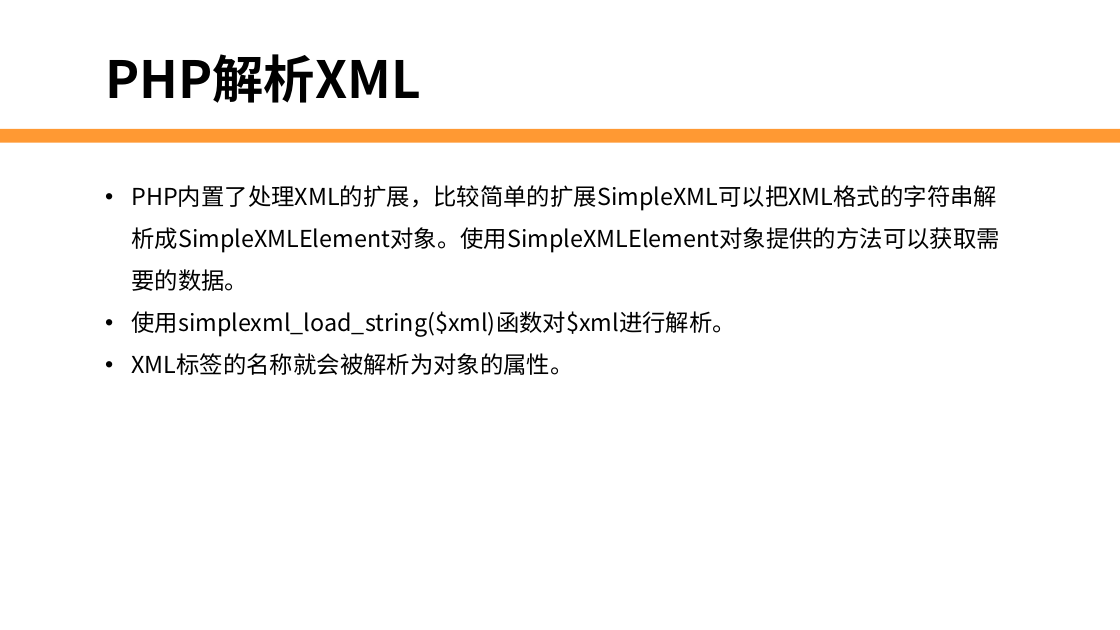
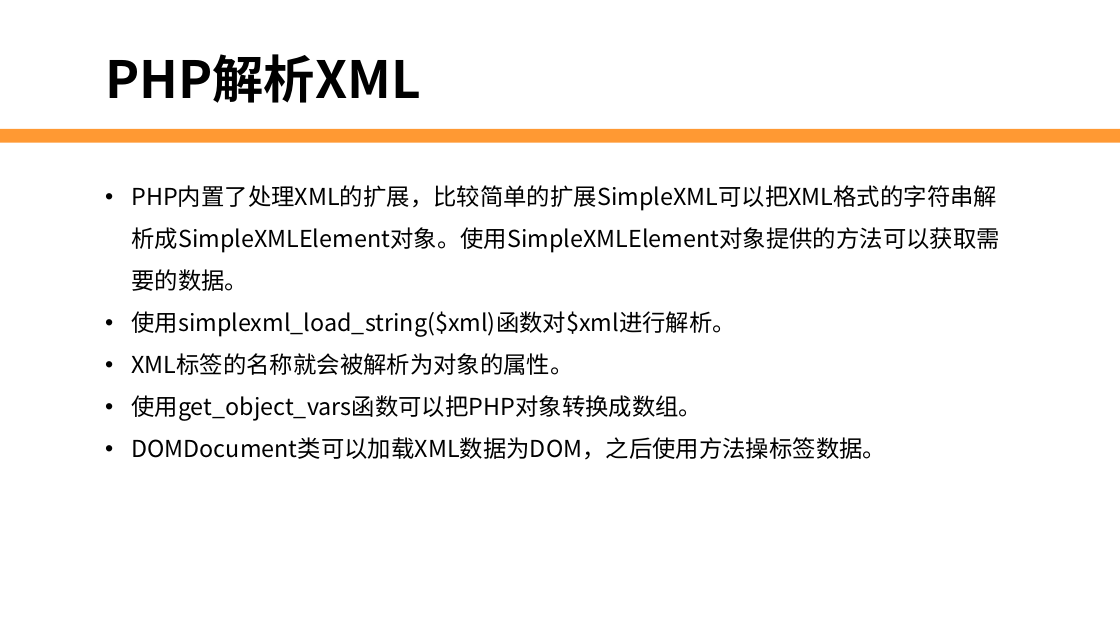
Before and after one commit to edu2act/2017-2018_1st_Wechat_Web_Programming, a slide deck: slide 8 of 第4讲 被动回复消息.pptx. Drawn at 1120x630 pixels with LibreOffice and Linux fonts; fonts in the diff are those of the drawing; background and template pictures are left out. Boxes give left, top, right and bottom in pixels: in the first picture for what was removed or moved away, otherwise in the second. Text is boxed around its words. In the diff, an @@ line names an element or a change of style, - is before the commit and + after.

```diff
--- a/第4讲 被动回复消息.pptx
+++ b/第4讲 被动回复消息.pptx
@@ text at <box>131,395,886,460</box>: paragraphs added @@
+• 使用get_object_vars函数可以把PHP对象转换成数组。
+• DOMDocument类可以加载XML数据为DOM，之后使用方法操标签数据。
```
Also in this commit, not shown: 7 other files.
